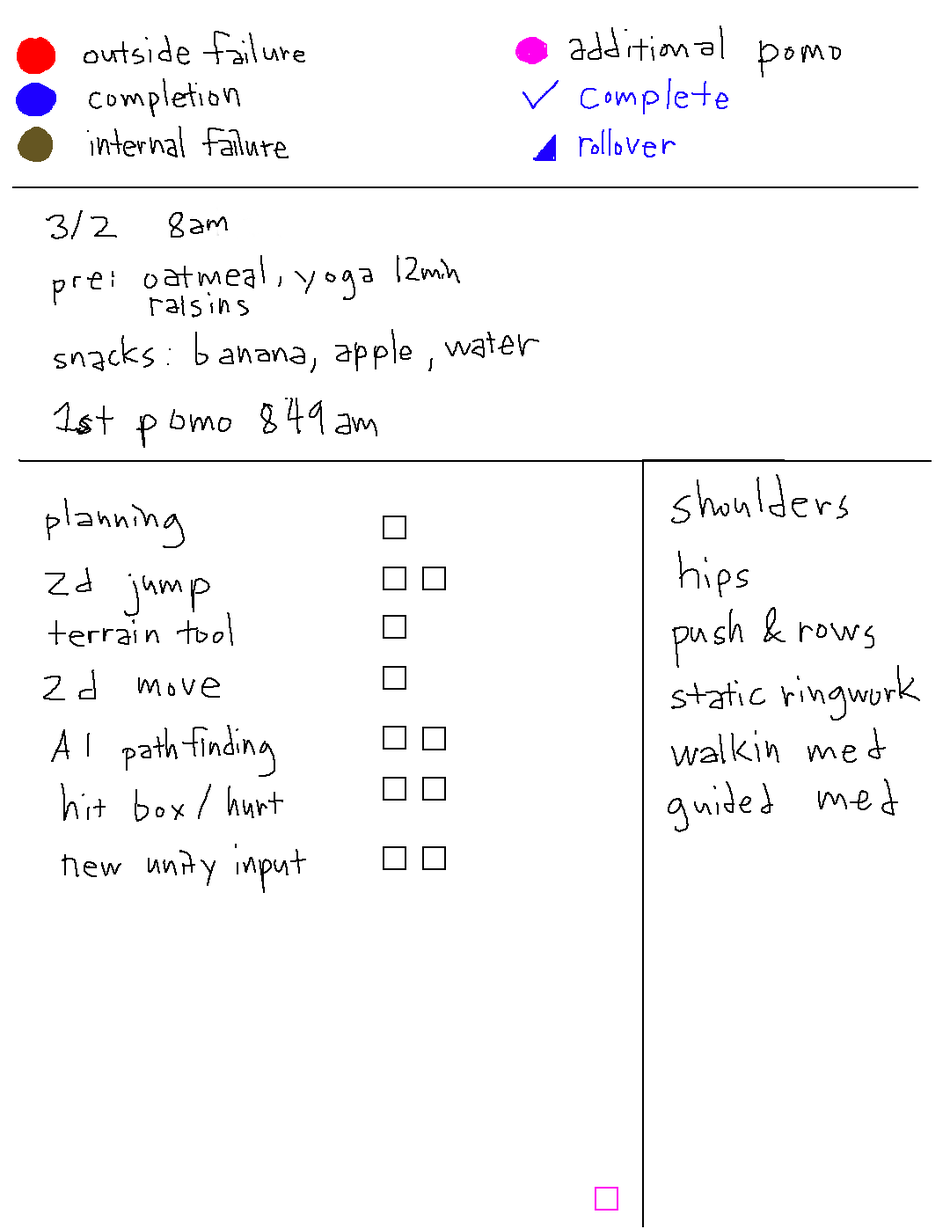
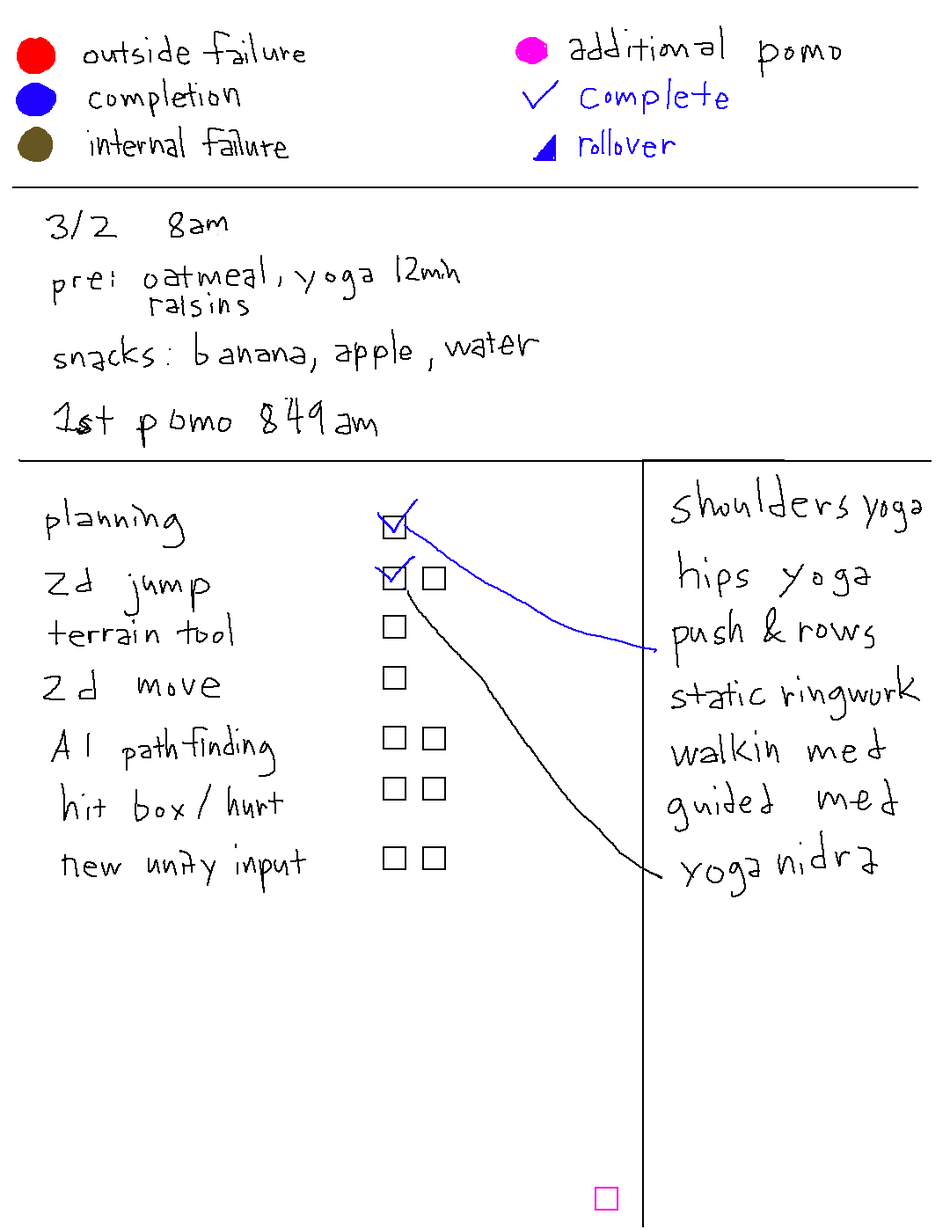
The second 950 x 1229 image is a revision of the first. Changes to its layers:
painted on "words" (1st of 2, in "8/21" › "pomodoro") over [374, 495, 922, 898]
